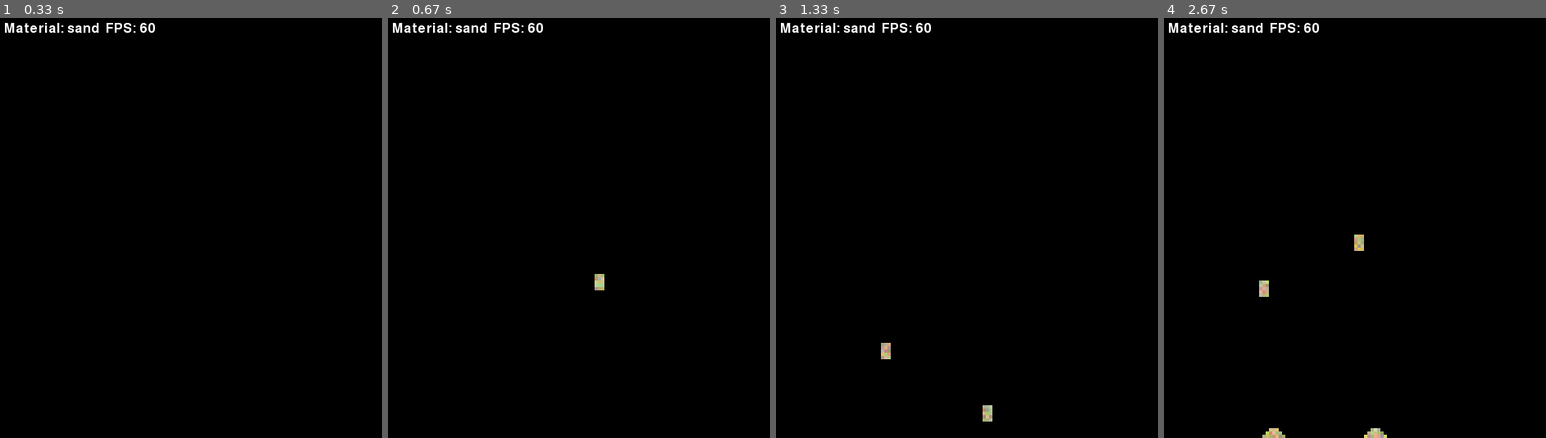
Above: before the commit, frames 1-4 (left to right).
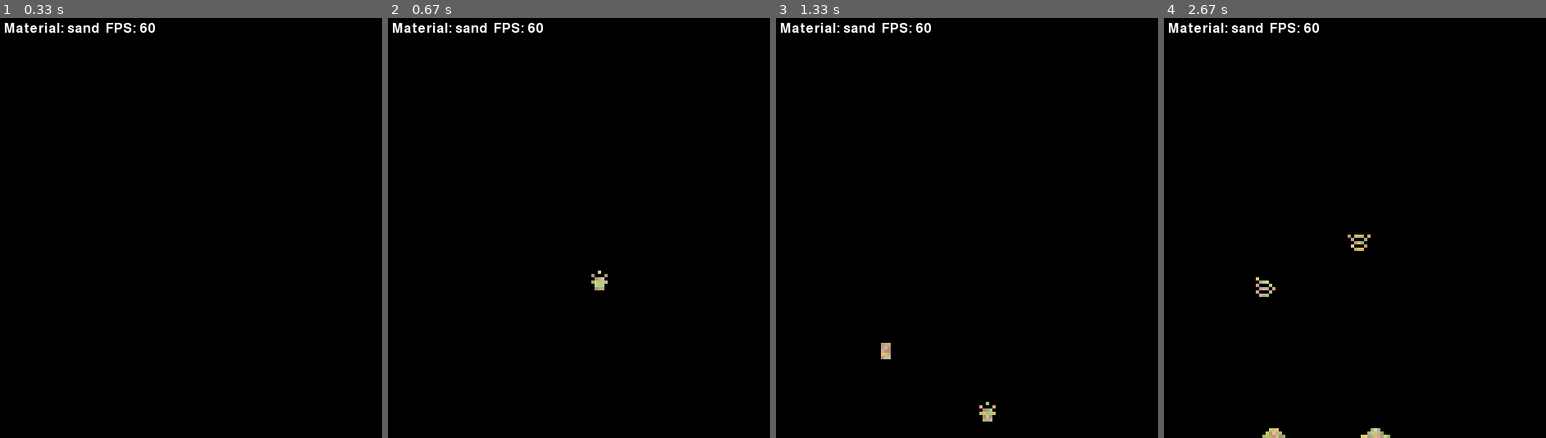
Above: after the commit, the same moments.

Repository: Renko6626/fallingTest
Game: pygame game, started from prototype/main.py
Two runs of this game, one before a commit and one after it. Both use one fixed random seed, a clock stepped at 60 frames per second and the inputs below.
Inputs (mouse positions are in pixels of both pictures, inside the frame that each line leads up to):
- Up to frame 1 (0.33 s): no input
- Up to frame 2 (0.67 s): click (598, 228) at 0.38 s
- Up to frame 3 (1.33 s): click (886, 232) at 0.72 s
- Up to frame 4 (2.67 s): click (1263, 72) at 1.55 s; click (1358, 156) at 2.22 s

Frame 1 is identical in both runs. In frame 2, less than 0.1% of the frame differs, in the area x 53-58%, y 60-64%; in frame 3, less than 0.1%; in frame 4, 0.2%, in the area x 24-60%, y 51-100%.

Commit message:
feat(m0.5): 4-pass chunk scheduler + generation stamps (replaces FLAG_DIRTY)
所有权制扫描（每 chunk 只扫自己 64×64）+ 正方形写域 [chunk−32,chunk+96)² +
读域夹断 + UPDATED_AT 世代戳（swap 双方盖戳；set_cell stamp 显式参数，
反应产物下帧才动）；删 FLAG_DIRTY/FLAG_STATIC 与每帧清 flag pass；
RNG pass_id 接线（movement/reaction 用真实 pass 0–3）。

Co-Authored-By: Claude Opus 4.8 (1M context) <noreply@anthropic.com>

Diff:
--- a/prototype/core/cell.py
+++ b/prototype/core/cell.py
@@ -1,16 +1,21 @@
 """像素存储的常量定义。
 
 每个像素在平铺数组中占 STRIDE 个 int：
-  [type_id, velocity, lifetime, flags]
+  [type_id, velocity, lifetime, flags, updated_at]
+
+- updated_at：最后一次行动（移动/被动交换/in-update 转化）的帧号，-1 = 从未行动。
+  扫描遇 updated_at == 当前帧 即跳过——跨缝移入未处理 chunk 的像素不会同帧二动
+  （确定性提案 §2.3 顺序账本 row 5）。
+- flags：预留给 fire spec v2 的 FLAG_BURNING。
+  FLAG_DIRTY 已被世代戳取代；FLAG_STATIC 被调研否决
+  （per-chunk dirty rect 路线，见 noita-deep-dive §2.1）——两者已删除。
 """
 
 TYPE_ID = 0
 VELOCITY = 1
 LIFETIME = 2
 FLAGS = 3
-STRIDE = 4
-
-FLAG_DIRTY = 0b01
-FLAG_STATIC = 0b10
+UPDATED_AT = 4
+STRIDE = 5
 
 AIR = 0
--- a/prototype/core/grid.py
+++ b/prototype/core/grid.py
@@ -3,7 +3,8 @@
 import zlib
 from array import array
 
-from core.cell import AIR, STRIDE, TYPE_ID, VELOCITY, LIFETIME, FLAGS, FLAG_DIRTY
+from core.cell import AIR, STRIDE, TYPE_ID, VELOCITY, LIFETIME, FLAGS, UPDATED_AT
+from core.chunks import ChunkLayout, Rect
 from core.material import MaterialRegistry
 from core.reaction import ReactionTable, SELF_MARKER
 from core.rng import SALT_REACTION, frame_seed, rng_u32
@@ -25,6 +26,10 @@
         self.frame_count = 0
         self.seed = seed
         self._fseed = frame_seed(seed, 0)
+        self.layout = ChunkLayout(width, height)
+        self._pass_id = 0
+        # 预置全世界写域：update 之外的直接 try_move（测试）也有合法域
+        self._write_rect = Rect(0, 0, width, height)
         self.cells: list[int] = [0] * (width * height * STRIDE)
 
     def _base(self, x: int, y: int) -> int:
@@ -36,13 +41,20 @@
     def get_type_id(self, x: int, y: int) -> int:
         return self.cells[self._base(x, y) + TYPE_ID]
 
-    def set_cell(self, x: int, y: int, type_id: int) -> None:
+    def set_cell(self, x: int, y: int, type_id: int, stamp: bool = False) -> None:
+        """写格子。stamp=True：盖当前帧世代戳——update 期间的一切调用方
+        （反应产物、未来火系统转化/生成）必须传 True，产物下帧才动（评审 m2）；
+        场景搭建/笔刷不盖（M0.5 spec §3，决策②）。"""
         base = self._base(x, y)
         mat = self.registry.get_by_id(type_id)
         self.cells[base + TYPE_ID] = type_id
         self.cells[base + VELOCITY] = 1
         self.cells[base + LIFETIME] = mat.lifetime
         self.cells[base + FLAGS] = 0
+        self.cells[base + UPDATED_AT] = self.frame_count if stamp else -1
+
+    def _stamp(self, x: int, y: int) -> None:
+        self.cells[self._base(x, y) + UPDATED_AT] = self.frame_count
 
     def swap(self, x1: int, y1: int, x2: int, y2: int) -> None:
         b1 = self._base(x1, y1)
@@ -65,34 +77,41 @@
 
         # 0. Per-frame RNG seed（确定性契约 D2）
         self._fseed = frame_seed(self.seed, self.frame_count)
+        frame = self.frame_count
+        left_to_right = frame % 2 == 0
 
-        # 1. Clear dirty flags
-        for i in range(self.width * self.height):
-            self.cells[i * STRIDE + FLAGS] &= ~FLAG_DIRTY
+        # 1. 4-pass 棋盘格 chunk 调度（提案 §2.2 条件①③，单线程锁语义）
+        #    所有权制：每 chunk 只扫描自己 64×64 内的像素；
+        #    写域 = 正方形 [chunk−32, chunk+96)²；世代戳防同帧二动。
+        for pass_id in range(4):
+            self._pass_id = pass_id
+            for cx, cy in self.layout.chunks_for_pass(pass_id):
+                self._write_rect = self.layout.write_rect(cx, cy)
+                rect = self.layout.chunk_rect(cx, cy)
+                for y in range(rect.y1 - 1, rect.y0 - 1, -1):
+                    x_range = (
+                        range(rect.x0, rect.x1)
+                        if left_to_right
+                        else range(rect.x1 - 1, rect.x0 - 1, -1)
+                    )
+                    for x in x_range:
+                        base = self._base(x, y)
+                        if self.cells[base + TYPE_ID] == AIR:
+                            continue
+                        if self.cells[base + UPDATED_AT] == frame:
+                            continue  # 本帧已行动（含跨缝移入者）
 
-        # 2. Bottom-up traversal
-        left_to_right = self.frame_count % 2 == 0
-        for y in range(self.height - 1, -1, -1):
-            x_range = range(self.width) if left_to_right else range(self.width - 1, -1, -1)
-            for x in x_range:
-                base = self._base(x, y)
-                type_id = self.cells[base + TYPE_ID]
-                if type_id == AIR:
-                    continue
-                if self.cells[base + FLAGS] & FLAG_DIRTY:
-                    continue
+                        target = try_move(self, x, y)
+                        if target is not None:
+                            tx, ty = target
+                            self.swap(x, y, tx, ty)
+                            self._stamp(x, y)
+                            self._stamp(tx, ty)
+                            self._check_reactions(tx, ty)
+                        else:
+                            self._check_reactions(x, y)
 
-                target = try_move(self, x, y)
-                if target is not None:
-                    tx, ty = target
-                    self.swap(x, y, tx, ty)
-                    self.cells[self._base(x, y) + FLAGS] |= FLAG_DIRTY
-                    self.cells[self._base(tx, ty) + FLAGS] |= FLAG_DIRTY
-                    self._check_reactions(tx, ty)
-                else:
-                    self._check_reactions(x, y)
-
-        # 3. Lifetime decay
+        # 2. Lifetime decay（各格独立，顺序无关）
         for i in range(self.width * self.height):
             base = i * STRIDE
             lt = self.cells[base + LIFETIME]
@@ -103,8 +122,10 @@
                     self.cells[base + TYPE_ID] = AIR
                     self.cells[base + VELOCITY] = 0
                     self.cells[base + FLAGS] = 0
+                    self.cells[base + UPDATED_AT] = 0  # 清残值，免死格历史进 hash
 
-        # 4. Advance frame
+        # 3. Advance frame；写域复位为全世界（update 之外的 try_move 用）
+        self._write_rect = Rect(0, 0, self.width, self.height)
         self.frame_count += 1
 
     def _check_reactions(self, x: int, y: int) -> None:
@@ -114,8 +135,8 @@
         neighbors = [(x, y - 1), (x, y + 1), (x - 1, y), (x + 1, y)]
         draw = 0  # attempt 局部计数：同格同帧多次掷骰必须去相关（D2）
         for nx, ny in neighbors:
-            if not self.in_bounds(nx, ny):
-                continue
+            if not self._write_rect.contains(nx, ny):
+                continue  # 读域夹断：越出写域的交互推迟到缝隙归属 chunk 的 pass（条件①）
             type_b = self.get_type_id(nx, ny)
             if type_b == AIR:
                 continue
@@ -123,11 +144,14 @@
             if results is None:
                 continue
             for result in results:
-                hit = rng_u32(self._fseed, 0, x, y, SALT_REACTION, attempt=draw) < result.threshold
+                hit = (
+                    rng_u32(self._fseed, self._pass_id, x, y, SALT_REACTION, attempt=draw)
+                    < result.threshold
+                )
                 draw += 1
                 if hit:
                     out1 = type_a if result.output1 == SELF_MARKER else result.output1
                     out2 = type_b if result.output2 == SELF_MARKER else result.output2
-                    self.set_cell(x, y, out1)
-                    self.set_cell(nx, ny, out2)
+                    self.set_cell(x, y, out1, stamp=True)    # 产物下帧才动（m2）
+                    self.set_cell(nx, ny, out2, stamp=True)
                     return
--- a/prototype/core/rules.py
+++ b/prototype/core/rules.py
@@ -39,7 +39,10 @@
 
 
 def _can_move_to(grid: CellGrid, x: int, y: int, self_density: int, heavier_sinks: bool) -> bool:
-    if not grid.in_bounds(x, y):
+    # 写域契约（提案 §2.2 条件①）：目标必须在当前活跃写域内。
+    # 写域已裁剪到世界边界，蕴含 in_bounds；±1 移动距域边 ≥30px，
+    # 本检查在速度积分（一帧多格）落地前不会实际触发——预埋契约。
+    if not grid._write_rect.contains(x, y):
         return False
     target_id = grid.get_type_id(x, y)
     if target_id == AIR:
@@ -58,7 +61,7 @@
         return (x, y + 1)
 
     diags = ((x - 1, y + 1), (x + 1, y + 1))
-    for i in order2(grid._fseed, 0, x, y, SALT_DIAG):
+    for i in order2(grid._fseed, grid._pass_id, x, y, SALT_DIAG):
         dx, dy = diags[i]
         if _can_move_to(grid, dx, dy, density, heavier_sinks=True):
             return (dx, dy)
@@ -71,7 +74,7 @@
         return (x, y + 1)
 
     diags = ((x - 1, y + 1), (x + 1, y + 1))
-    for i in order2(grid._fseed, 0, x, y, SALT_DIAG):
+    for i in order2(grid._fseed, grid._pass_id, x, y, SALT_DIAG):
         dx, dy = diags[i]
         if _can_move_to(grid, dx, dy, density, heavier_sinks=True):
             return (dx, dy)
@@ -92,7 +95,7 @@
         return (x, y - 1)
 
     diags = ((x - 1, y - 1), (x + 1, y - 1))
-    for i in order2(grid._fseed, 0, x, y, SALT_DIAG):
+    for i in order2(grid._fseed, grid._pass_id, x, y, SALT_DIAG):
         dx, dy = diags[i]
         if _can_move_to(grid, dx, dy, density, heavier_sinks=False):
             return (dx, dy)
@@ -110,11 +113,11 @@
 
 def _move_energy(grid: CellGrid, x: int, y: int) -> Optional[tuple[int, int]]:
     # 40% chance to stay in place — lets fire linger near fuel and spread
-    if rng_chance(grid._fseed, 0, x, y, SALT_ENERGY_LINGER, ENERGY_LINGER_THRESHOLD):
+    if rng_chance(grid._fseed, grid._pass_id, x, y, SALT_ENERGY_LINGER, ENERGY_LINGER_THRESHOLD):
         return None
     candidates = ((x, y - 1), (x - 1, y - 1), (x + 1, y - 1))
-    for i in perm3(grid._fseed, 0, x, y, SALT_ENERGY_DIR):
+    for i in perm3(grid._fseed, grid._pass_id, x, y, SALT_ENERGY_DIR):
         cx, cy = candidates[i]
-        if grid.in_bounds(cx, cy) and grid.get_type_id(cx, cy) == AIR:
+        if grid._write_rect.contains(cx, cy) and grid.get_type_id(cx, cy) == AIR:
             return (cx, cy)
     return None
